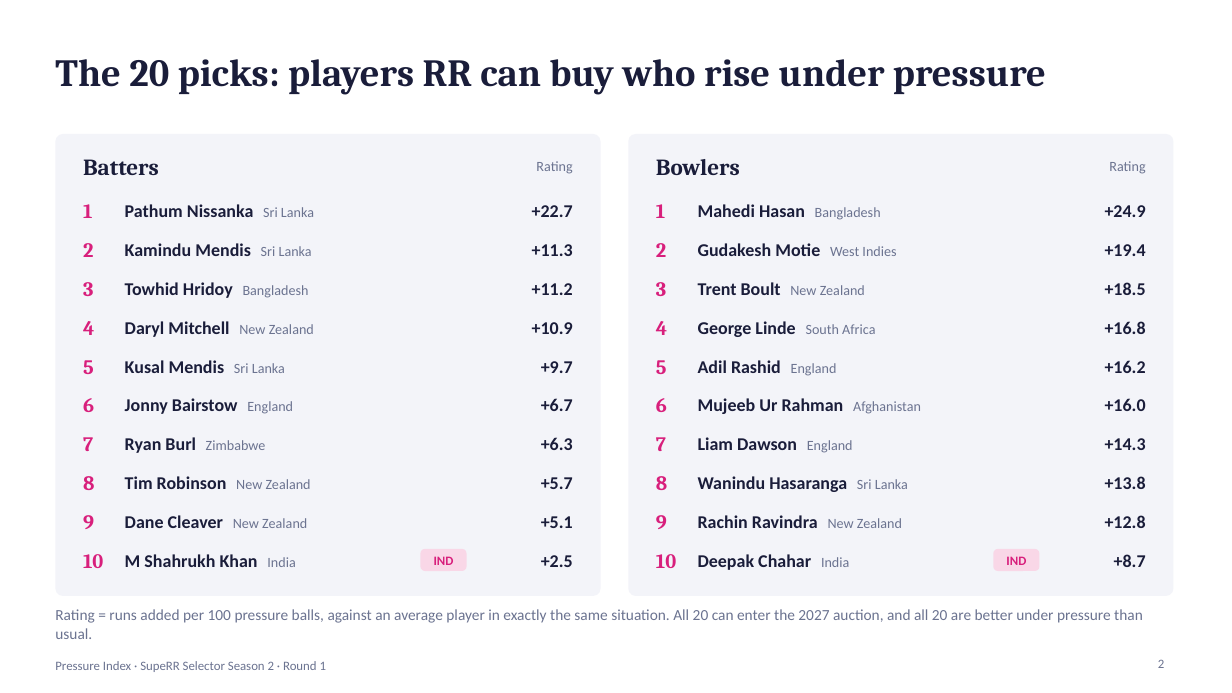
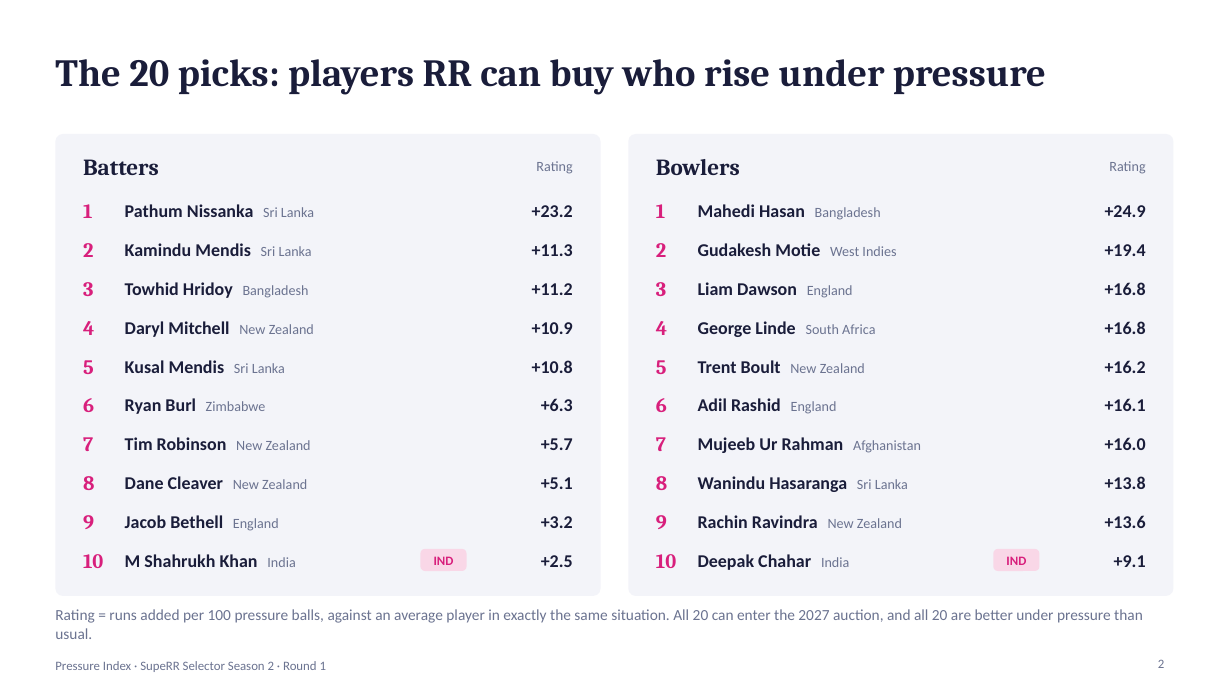
Before and after one commit to AnshBhavsar1654/Pressure-Index, a slide deck: slide 2 of Pressure_Index_RR_2027.pptx. Drawn at 1232x693 pixels with LibreOffice and Linux fonts; fonts in the diff are those of the drawing. Boxes give left, top, right and bottom in pixels: in the first picture for what was removed or moved away, otherwise in the second. Text is boxed around its words. In the diff, an @@ line names an element or a change of style, - is before the commit and + after.

```diff
--- a/Pressure_Index_RR_2027.pptx
+++ b/Pressure_Index_RR_2027.pptx
@@ text at (x1=532, y1=205, x2=573, y2=217): text changed @@
-+22.7
++23.2
@@ text "Liam Dawson England" moved from (x1=698, y1=437, x2=853, y2=453) to (x1=698, y1=282, x2=853, y2=298) @@
@@ text at (x1=1105, y1=282, x2=1146, y2=295): text changed @@
-+18.5
++16.8
@@ text "Trent Boult New Zealand" moved from (x1=698, y1=282, x2=865, y2=295) to (x1=698, y1=360, x2=865, y2=373) @@
@@ text "Ryan Burl Zimbabwe" moved from (x1=125, y1=437, x2=266, y2=453) to (x1=125, y1=398, x2=266, y2=414) @@
@@ text at (x1=532, y1=360, x2=573, y2=373): text changed @@
-+9.7
++10.8
@@ text "Adil Rashid England" moved from (x1=698, y1=360, x2=837, y2=376) to (x1=698, y1=398, x2=837, y2=414) @@
@@ text removed at (x1=125, y1=398, x2=293, y2=414) @@
-Jonny Bairstow England
@@ text at (x1=541, y1=398, x2=573, y2=411): text changed @@
-+6.7
++6.3
@@ text at (x1=1105, y1=398, x2=1146, y2=411): text changed @@
-+16.0
++16.1
@@ text added at (x1=125, y1=437, x2=311, y2=450), 14 pt, text #1A1D3A, bold @@
+Tim Robinson New Zealand
@@ text at (x1=541, y1=438, x2=573, y2=450): text changed @@
-+6.3
++5.7
@@ text "Mujeeb Ur Rahman Afghanistan" moved from (x1=698, y1=398, x2=921, y2=414) to (x1=698, y1=437, x2=921, y2=453) @@
@@ text at (x1=1105, y1=437, x2=1146, y2=450): text changed @@
-+14.3
++16.0
@@ text at (x1=125, y1=476, x2=307, y2=489): text changed @@
-Tim Robinson New Zealand
+Dane Cleaver New Zealand
@@ text at (x1=541, y1=477, x2=573, y2=489): text changed @@
-+5.7
++5.1
@@ text at (x1=125, y1=515, x2=279, y2=531): text changed @@
-Dane Cleaver New Zealand
+Jacob Bethell England
@@ text at (x1=541, y1=516, x2=573, y2=528): text changed @@
-+5.1
++3.2
@@ text at (x1=1105, y1=515, x2=1146, y2=528): text changed @@
-+12.8
++13.6
@@ text at (x1=1114, y1=555, x2=1146, y2=567): text changed @@
-+8.7
++9.1
```
Also in this commit, not shown: 9 other slides changed, 11 other files.
